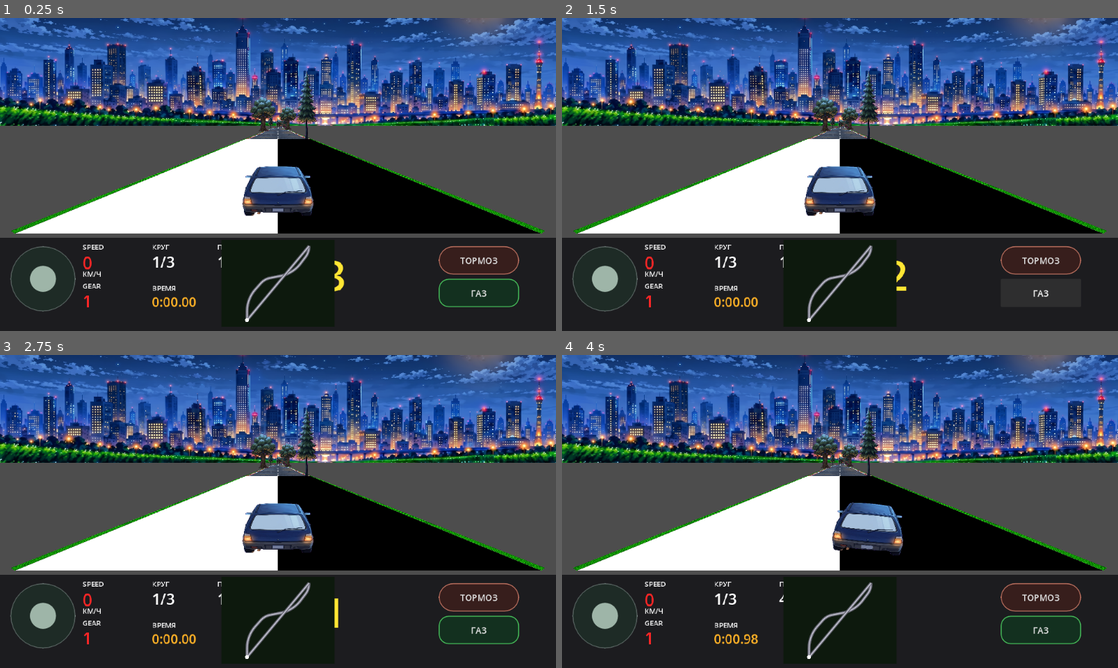
Above: before the commit, frames 1-4 (two rows, left to right).
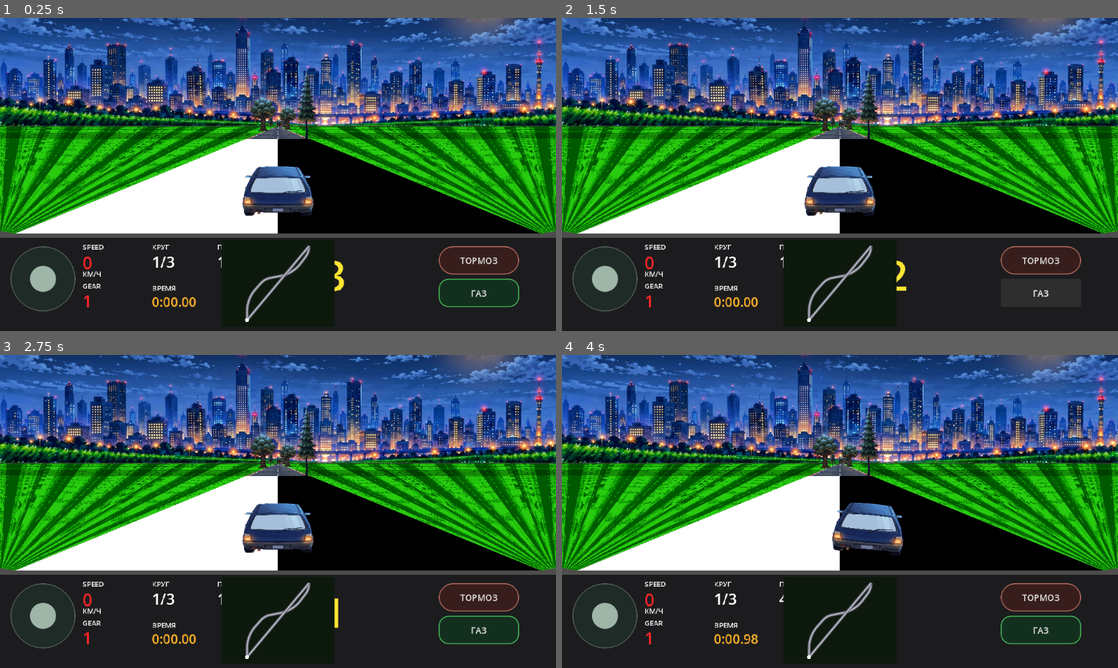
Above: after the commit, the same moments.

Repository: masterofmagic234/Arkon
Game: Godot game, scene res://scenes/level2_pseudo3d.tscn
The game is run twice, just before and just after one commit, with the same random seed, the same clock (stepped at 60 frames per second) and the same inputs. This scene is started directly instead of the project's main scene.
Inputs (mouse positions are in pixels of both pictures, inside the frame that each line leads up to):
- Up to frame 1 (0.25 s): no input
- Up to frame 2 (1.5 s): click "ТОРМОЗ" at 0.5 s; click "ГАЗ" at 1.25 s
- Up to frame 3 (2.75 s): tap Enter at 2 s; move the mouse to (400, 495) at 2.02 s; hold D (race_right) from 2.03 s (still down); click (400, 495) at 2.17 s
- Up to frame 4 (4 s): release D (race_right) at 2.75 s; tap Space at 2.75 s; drag from (728, 527) to (812, 574) at 2.77 s; tap Enter at 3.5 s; move the mouse to (895, 442) at 3.52 s; hold D (race_right) from 3.53 s (still down)

The runs differ from the first frame. In frame 1, 18% of the frame differs, in the area x 0-100%, y 34-69%; in frame 2, 18%; in frame 3, 18%; in frame 4, 18%.

Commit message:
Fill full roadside fields to eliminate gray gaps

Diff:
--- a/scripts/race_renderer_pseudo3d.gd
+++ b/scripts/race_renderer_pseudo3d.gd
@@ -312,20 +312,23 @@
 
             # Screen Y grows downward, so subtract height to make the bank
             # rise upward from the road edge.
+            # The outer edge reaches the screen bounds so there is never an
+            # unrendered gray gap beside the track. The raised Y values keep
+            # the stepped/embankment shape visible.
             var outer_l0 := Vector2(
-                road_l0.x - bank_w_i,
+                0.0,
                 road_l0.y - bank_h_i
             )
             var outer_l1 := Vector2(
-                road_l1.x - bank_w_j,
+                0.0,
                 road_l1.y - bank_h_j
             )
             var outer_r0 := Vector2(
-                road_r0.x + bank_w_i,
+                w,
                 road_r0.y - bank_h_i
             )
             var outer_r1 := Vector2(
-                road_r1.x + bank_w_j,
+                w,
                 road_r1.y - bank_h_j
             )
 
